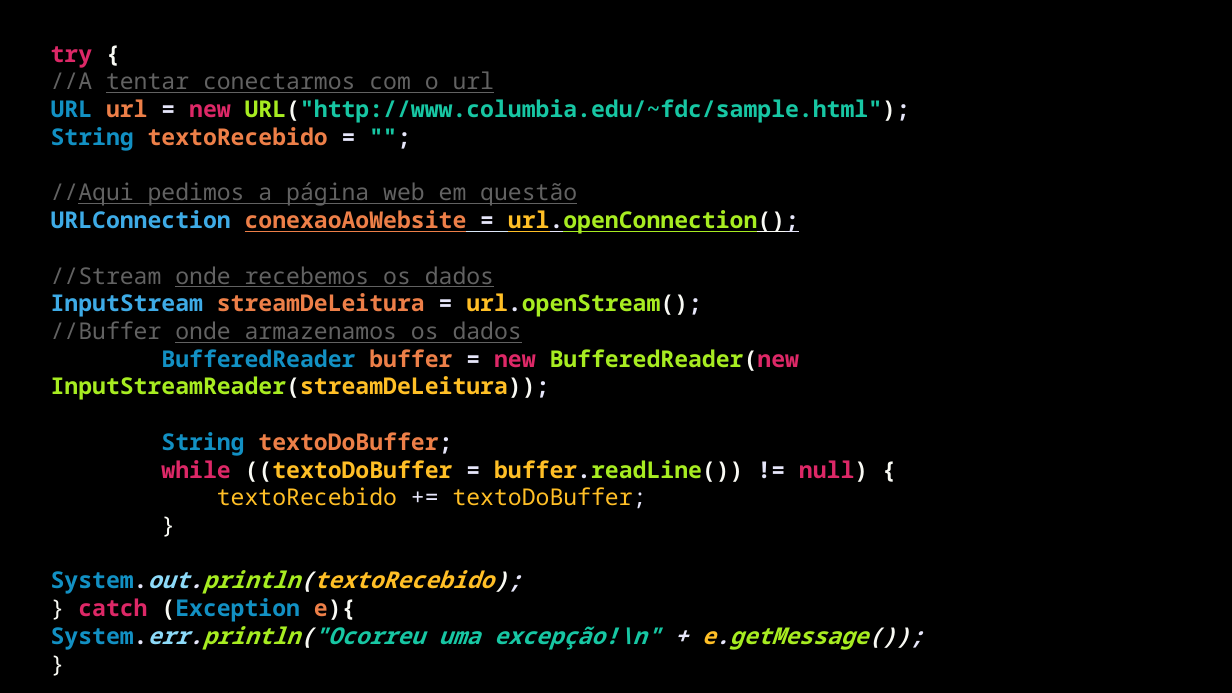
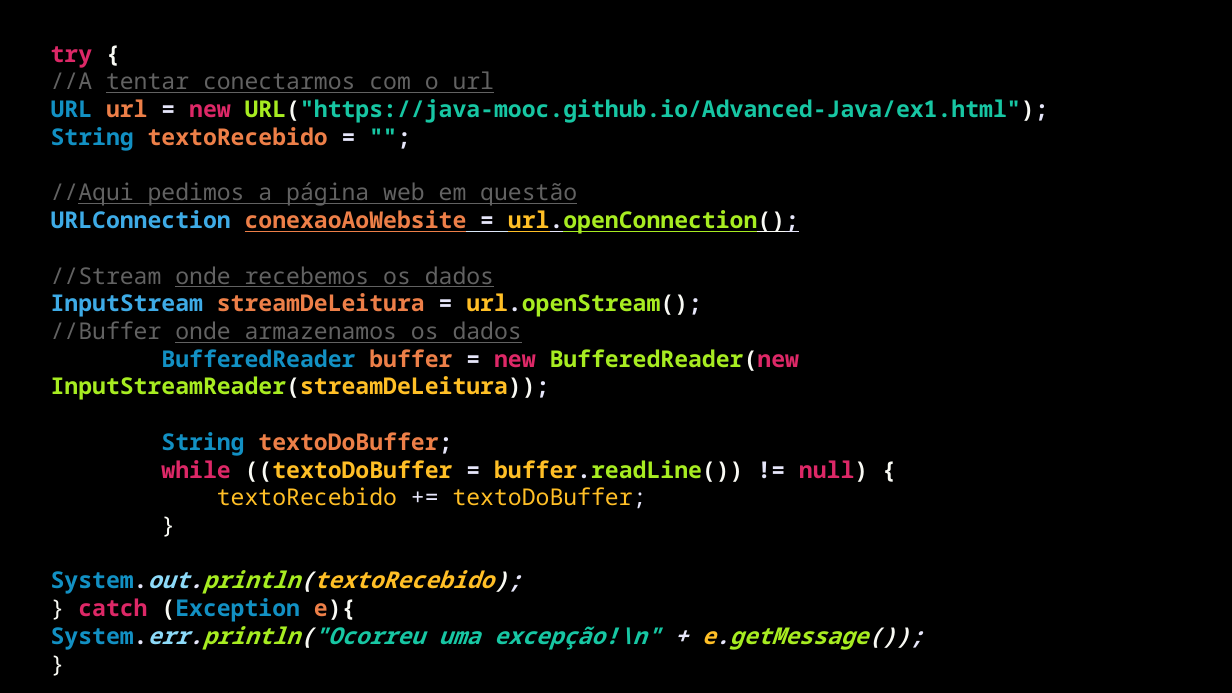
Before and after one commit to Java-Mooc/Advanced-Java, a slide deck: slide 5 of PPT1 - Ligacao a internet.pptx (slide 3 before the commit). Drawn at 1232x693 pixels with LibreOffice and Linux fonts; fonts in the diff are those of the drawing. Boxes give left, top, right and bottom in pixels: in the first picture for what was removed or moved away, otherwise in the second. Text is boxed around its words. In the diff, an @@ line names an element or a change of style, - is before the commit and + after.

```diff
--- a/PPT1 - Ligacao a internet.pptx
+++ b/PPT1 - Ligacao a internet.pptx
@@ text at box(51, 99, 1049, 123): text changed @@
-URL url = new URL("http://www.columbia.edu/~fdc/sample.html");
+URL url = new URL("https://java-mooc.github.io/Advanced-Java/ex1.html");
```
Also in this commit, not shown: 2 other slides changed, 5 slides added, 2 slides removed, 7 other files.
